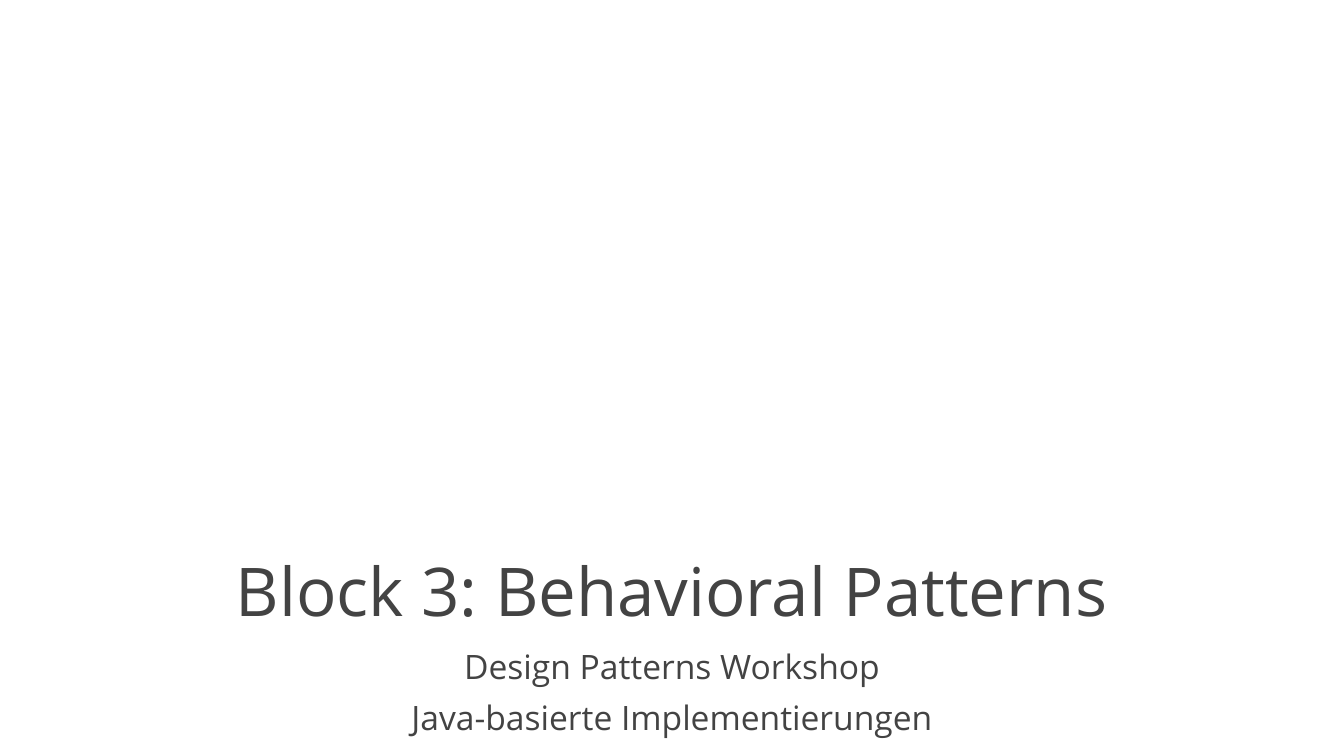
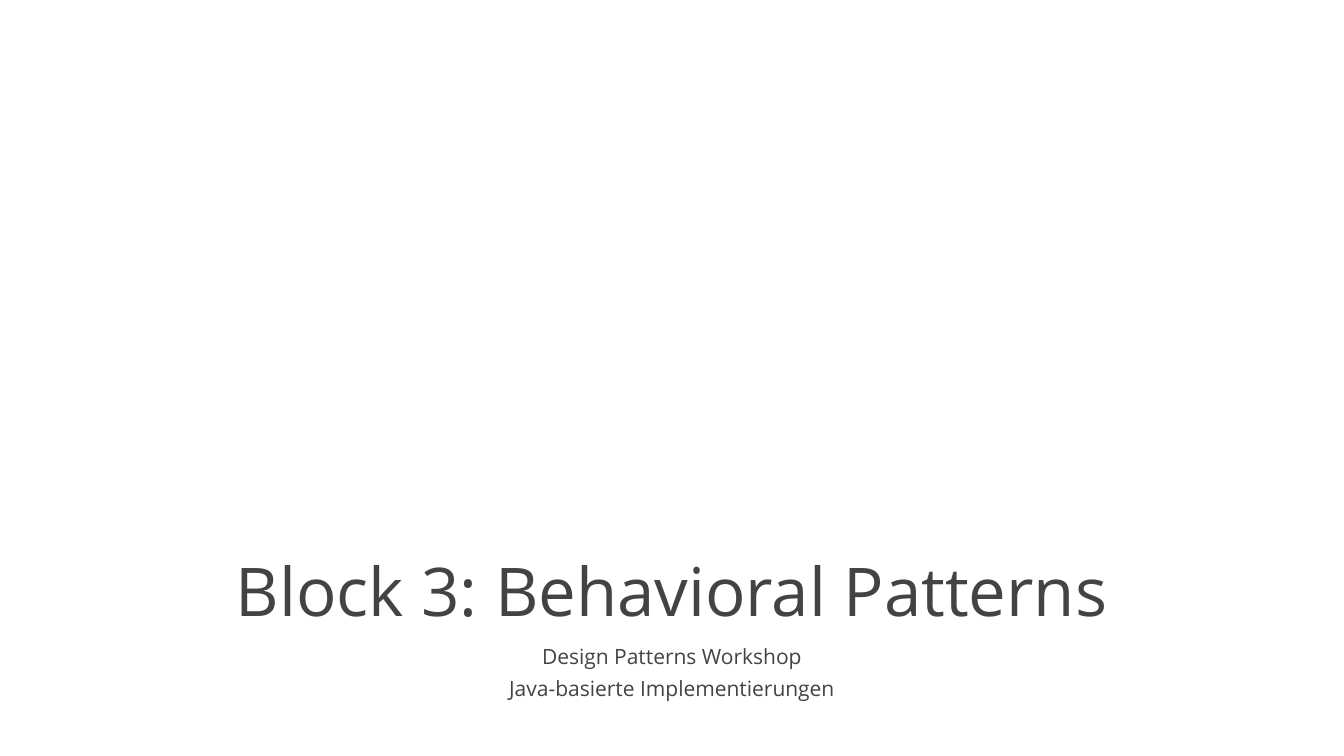
Before and after one commit to vanillacore-net/september-2025-telekom-training, a slide deck: slide 1 of presentations/powerpoint/block3-presentation.pptx. Drawn at 1344x756 pixels with LibreOffice and Linux fonts; fonts in the diff are those of the drawing; background and template pictures are left out. Boxes give left, top, right and bottom in pixels: in the first picture for what was removed or moved away, otherwise in the second. Text is boxed around its words. In the diff, an @@ line names an element or a change of style, - is before the commit and + after.

```diff
--- a/presentations/powerpoint/block3-presentation.pptx
+++ b/presentations/powerpoint/block3-presentation.pptx
@@ subtitle "Design Patterns Workshop" at <box>509,648,834,701</box>: size 24 to 15 pt; line spacing 0.9 to 0.7 @@
```
Also in this commit, not shown: 4 other slides changed, 12 other files.
